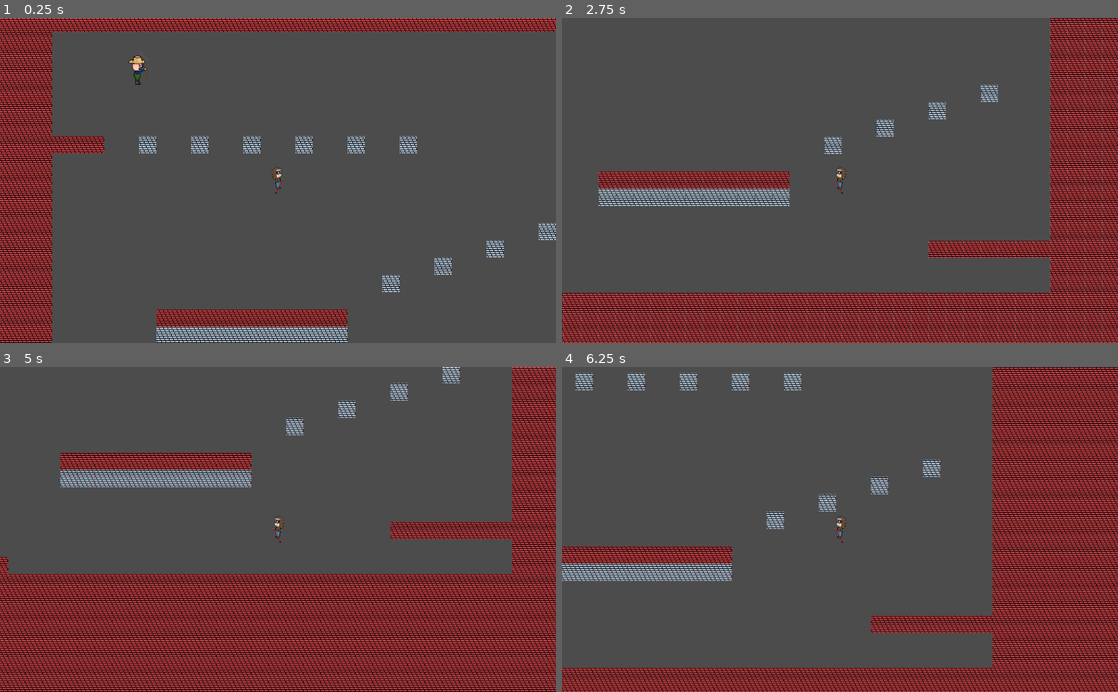
Above: before the commit, frames 1-4 (two rows, left to right).
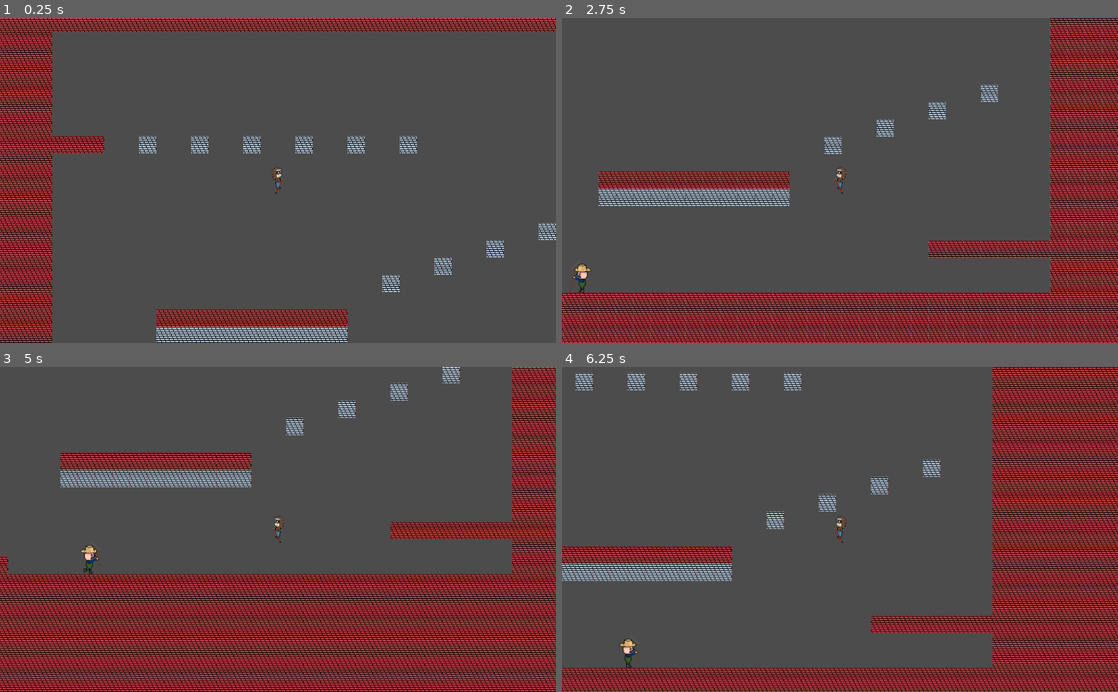
Above: after the commit, the same moments.

Repository: Tiggles/Github-Gameoff-2019
Game: Godot game, scene res://Main.tscn
The game is run twice, just before and just after one commit, with the same random seed, the same clock (stepped at 60 frames per second) and the same inputs.
Inputs:
- Up to frame 1 (0.25 s): no input
- Up to frame 2 (2.75 s): hold Right (ui_right) 0.53-2.03 s; hold Left (ui_left) from 2.03 s (still down)
- Up to frame 3 (5 s): release Left (ui_left) at 2.78 s; hold Right (ui_right) 2.78-4.28 s; hold Left (ui_left) from 4.28 s (still down)
- Up to frame 4 (6.25 s): release Left (ui_left) at 5.03 s; hold Right (ui_right) 5.03-5.78 s; hold Left (ui_left) from 5.78 s (still down)

The runs differ from the first frame. In frame 1, 0.1% of the frame differs, in the area x 23-27%, y 11-21%; in frame 2, 0.1%; in frame 3, 0.1%, in the area x 14-18%, y 54-64%; in frame 4, 0.1%.

Commit message:
Corrected EnemyFarmer scene, added animation and collision-handling

Diff:
--- /dev/null
+++ b/GGGG/EnemyFarmer.gd
@@ -0,0 +1,41 @@
+extends KinematicBody2D
+
+export var speed = 10
+var speed_factor = 100
+
+enum { MOVING_LEFT = -1, IN_AIR = 0, MOVING_RIGHT = 1}
+export var default_moving_direction = MOVING_RIGHT
+var moving_direction = default_moving_direction
+
+var velocity = Vector2(0, 0)
+
+# Called when the node enters the scene tree for the first time.
+func _ready():
+	$AnimatedSprite.animation = "walk"
+
+	if default_moving_direction == MOVING_LEFT:
+		$AnimatedSprite.flip_h = true
+
+
+func _physics_process(delta: float) -> void:
+	var collision = move_and_collide(velocity * delta)
+	if collision:
+		if collision.normal.y < 0:
+			if self.moving_direction == IN_AIR:
+				self.moving_direction = self.default_moving_direction
+		else:
+			match self.moving_direction:
+				MOVING_RIGHT:
+					self.moving_direction = MOVING_LEFT
+					$AnimatedSprite.flip_h = true
+				MOVING_LEFT:
+					self.moving_direction = MOVING_RIGHT
+					$AnimatedSprite.flip_h = false
+
+
+		self.velocity.x = self.speed * self.speed_factor * self.moving_direction
+	else:
+		# In air
+		self.moving_direction = IN_AIR
+		self.velocity.x = 0
+		self.velocity.y = 50
--- a/GGGG/EnemyFarmer.tscn
+++ b/GGGG/EnemyFarmer.tscn
@@ -1,38 +1,37 @@
-[gd_scene load_steps=4 format=2]
+[gd_scene load_steps=8 format=2]
 
-[ext_resource path="res://farmer_character3.png" type="Texture" id=1]
+[ext_resource path="res://EnemyFarmer.gd" type="Script" id=1]
+[ext_resource path="res://farmer_character3_0.png" type="Texture" id=2]
+[ext_resource path="res://farmer_character3_1.png" type="Texture" id=3]
+[ext_resource path="res://farmer_character3_2.png" type="Texture" id=4]
+[ext_resource path="res://farmer_character3_3.png" type="Texture" id=5]
 
-[sub_resource type="RectangleShape2D" id=1]
-extents = Vector2( 13.5523, 26.3319 )
+[sub_resource type="RectangleShape2D" id=2]
+extents = Vector2( 10.6756, 25.6811 )
 
-[sub_resource type="Animation" id=2]
-resource_name = "leftToRight"
-length = 0.7
-loop = true
-step = 0.01
-tracks/0/type = "value"
-tracks/0/path = NodePath(".:frame")
-tracks/0/interp = 1
-tracks/0/loop_wrap = true
-tracks/0/imported = false
-tracks/0/enabled = true
-tracks/0/keys = {
-"times": PoolRealArray( 0, 0.2, 0.4, 0.61 ),
-"transitions": PoolRealArray( 1, 1, 1, 1 ),
-"update": 0,
-"values": [ 0, 1, 2, 3 ]
+[sub_resource type="SpriteFrames" id=1]
+animations = [ {
+"frames": [ ExtResource( 2 ), ExtResource( 3 ), ExtResource( 4 ), ExtResource( 2 ), ExtResource( 5 ) ],
+"loop": true,
+"name": "walk",
+"speed": 10.0
+} ]
+
+[node name="EnemyFarmer" type="KinematicBody2D"]
+position = Vector2( 0.184021, 0 )
+collision_mask = 0
+motion/sync_to_physics = true
+script = ExtResource( 1 )
+__meta__ = {
+"_edit_group_": true
 }
 
-[node name="EnemyFarmer" type="KinematicBody2D"]
-motion/sync_to_physics = true
+[node name="CollisionShape2D" type="CollisionShape2D" parent="."]
+position = Vector2( -1, 6 )
+shape = SubResource( 2 )
 
-[node name="CollisionShape2D" type="CollisionShape2D" parent="."]
-position = Vector2( 0.901291, 5.56305 )
-shape = SubResource( 1 )
-
-[node name="Sprite" type="Sprite" parent="."]
-texture = ExtResource( 1 )
-hframes = 4
-
-[node name="AnimationPlayer" type="AnimationPlayer" parent="Sprite"]
-anims/leftToRight = SubResource( 2 )
+[node name="AnimatedSprite" type="AnimatedSprite" parent="."]
+frames = SubResource( 1 )
+animation = "walk"
+frame = 3
+playing = true
--- a/GGGG/Main.tscn
+++ b/GGGG/Main.tscn
@@ -82,3 +82,5 @@
 current = true
 
 [node name="EnemyFarmer" parent="." instance=ExtResource( 3 )]
+position = Vector2( 187.462, 613.5 )
+default_moving_direction = -1
Not shown, added: GGGG/farmer_character3.png.import
Binary file added: GGGG/farmer_character3_0.png
Not shown, added: GGGG/farmer_character3_0.png.import
Binary file added: GGGG/farmer_character3_1.png
Not shown, added: GGGG/farmer_character3_1.png.import
Binary file added: GGGG/farmer_character3_2.png
Not shown, added: GGGG/farmer_character3_2.png.import
Binary file added: GGGG/farmer_character3_3.png
Not shown, added: GGGG/farmer_character3_3.png.import
